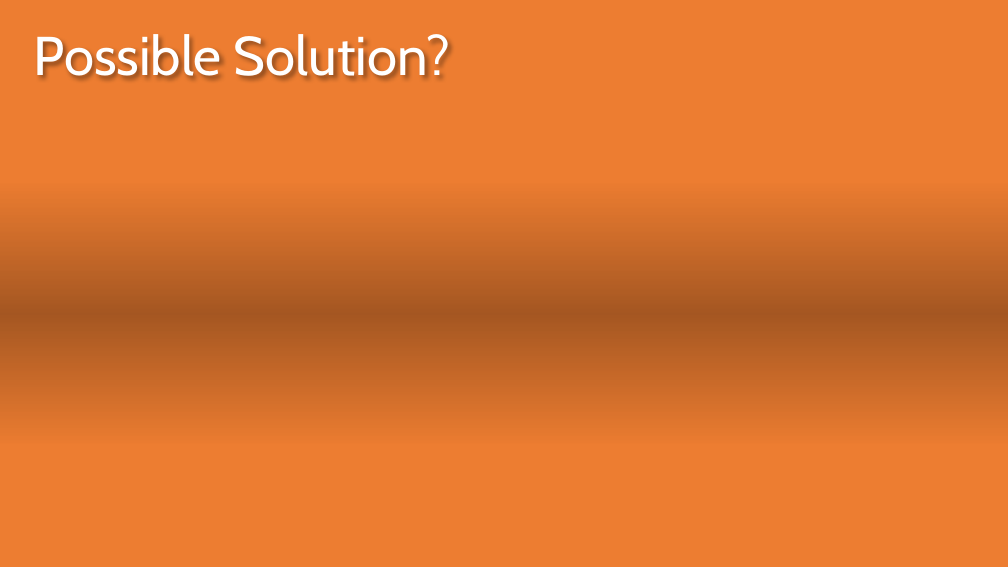
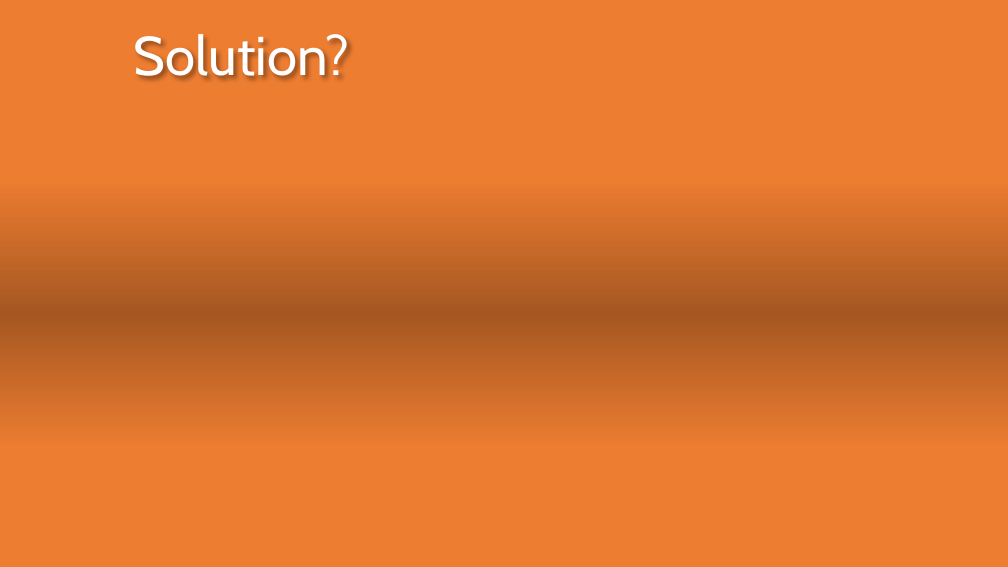
Before and after one commit to RaiiDeNx7/MovieMeter, a slide deck: slide 5 of Documentation/Final Presentation Slides.pptx. Drawn at 1008x567 pixels with LibreOffice and Linux fonts; fonts in the diff are those of the drawing; background and template pictures are left out. Boxes give left, top, right and bottom in pixels: in the first picture for what was removed or moved away, otherwise in the second. Text is boxed around its words. In the diff, an @@ line names an element or a change of style, - is before the commit and + after.

```diff
--- a/Documentation/Final Presentation Slides.pptx
+++ b/Documentation/Final Presentation Slides.pptx
@@ title at bbox=[134, 34, 350, 80]: text changed @@
-Possible Solution?
+Solution?
```
Also in this commit, not shown: 2 other slides changed, 3 slides added, 2 slides removed, 7 other files.
